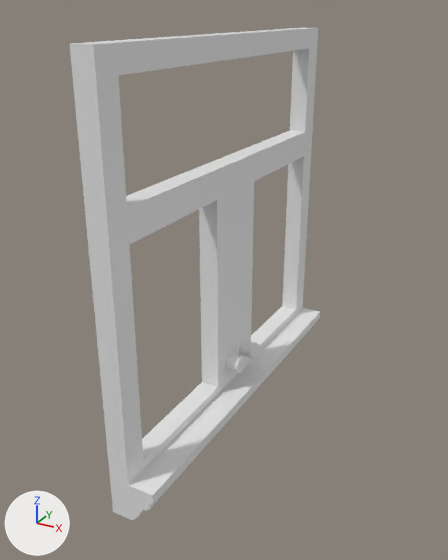
A saved change to the Blender file BlenderAssets/Levels/wall_blockouts.blend.
Rendered twice from a 50 mm camera at (1.39, -3.66, 2.11) aimed at (0.03, -1.18, 0.87). Arrows for +X, +Y and +Z are at lower left; the lights stay in place.

In view in the first picture: 'SM_BWall_PieceD_03'.
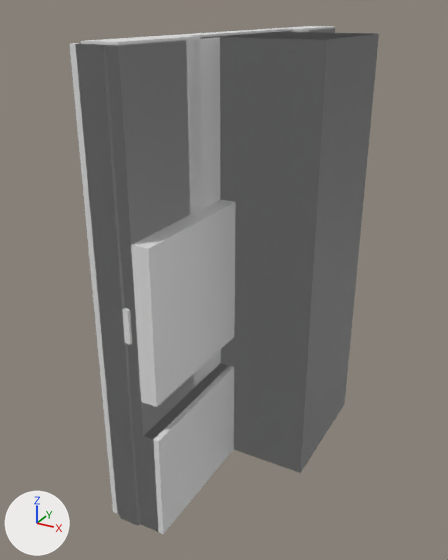
Commit message: Repushed the wall pieces

Changed parts and their boxes (x1, y1, x2, y2) in the pictures (448 x 560 px):
```json
{"object": "SM_BWall_PieceC_02", "change": "shown", "after": [79, 32, 379, 525]}
{"object": "SM_BWall_PieceC_01", "change": "shown", "after": [78, 35, 379, 526]}
{"object": "SM_BWall_PieceB_02", "change": "shown", "after": [77, 45, 235, 526]}
{"object": "SM_BWall_PieceA_03", "change": "shown", "after": [81, 26, 335, 436]}
{"object": "SM_BWall_PieceB_01", "change": "shown", "after": [76, 31, 286, 534]}
{"object": "SM_BWall_PieceD_01", "change": "shown", "after": [134, 30, 309, 532]}
{"object": "SM_BWall_PieceA_02", "change": "shown", "after": [108, 45, 203, 528]}
{"object": "SM_BWall_PieceB_03", "change": "shown", "after": [76, 45, 144, 524]}
{"object": "SM_BWall_PieceD_03", "change": "unchanged, covered by the edit", "before": [69, 28, 320, 520], "after": [69, 43, 153, 515]}
```

Scene script edits in JSON lines:
```json
{"op": "remove", "block": "ob_sm_bwall_piecea_02", "code": "ob_sm_bwall_piecea_02.hide_set(True)"}
{"op": "remove", "block": "ob_sm_bwall_piecea_03", "code": "ob_sm_bwall_piecea_03.hide_set(True)"}
{"op": "remove", "block": "ob_sm_bwall_pieceb_01", "code": "ob_sm_bwall_pieceb_01.hide_set(True)"}
{"op": "remove", "block": "ob_sm_bwall_pieceb_02", "code": "ob_sm_bwall_pieceb_02.hide_set(True)"}
{"op": "remove", "block": "ob_sm_bwall_pieceb_03", "code": "ob_sm_bwall_pieceb_03.hide_set(True)"}
{"op": "remove", "block": "ob_sm_bwall_piecec_01", "code": "ob_sm_bwall_piecec_01.hide_set(True)"}
{"op": "remove", "block": "ob_sm_bwall_piecec_02", "code": "ob_sm_bwall_piecec_02.hide_set(True)"}
{"op": "remove", "block": "ob_sm_bwall_pieced_01", "code": "ob_sm_bwall_pieced_01.hide_set(True)"}
{"op": "remove", "block": "ob_sm_bwall_pieced_02", "code": "ob_sm_bwall_pieced_02.hide_set(True)"}
```
